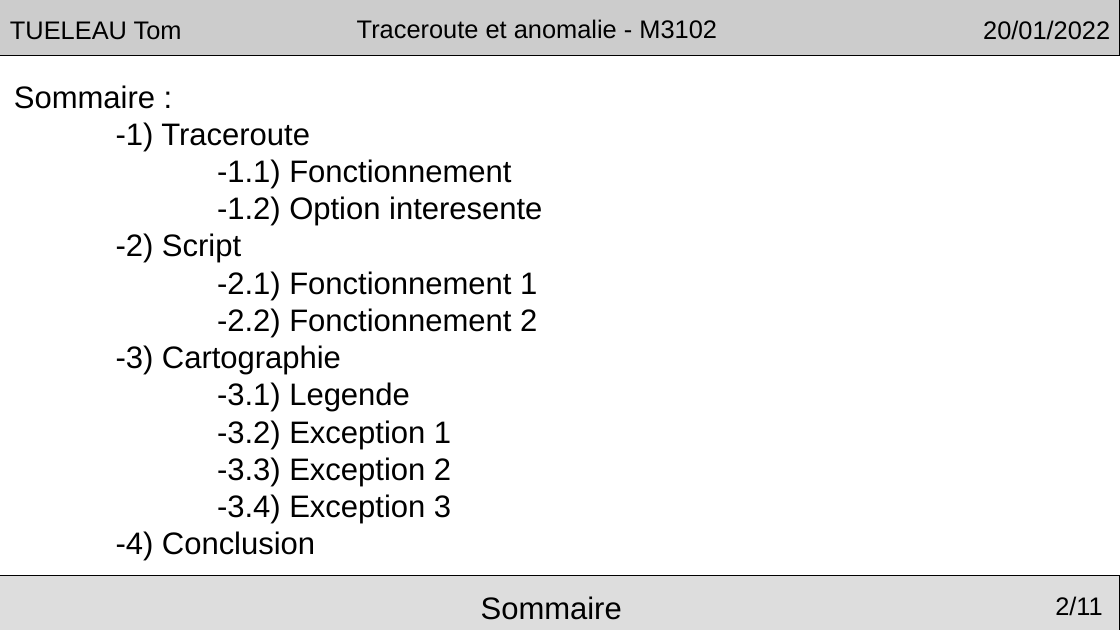
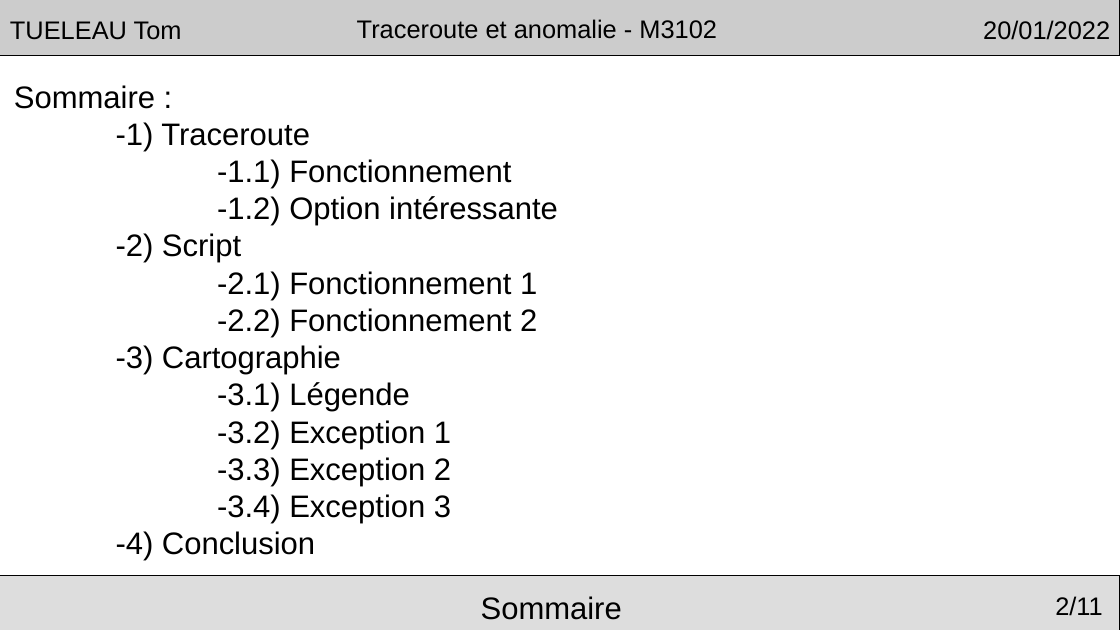
Before and after one commit to Arakio34/tomtraceroute, a slide deck: slide 2 of rfc/presentationM3102.odp. Drawn at 1120x630 pixels with LibreOffice and Linux fonts; fonts in the diff are those of the drawing; background and template pictures are left out. Boxes give left, top, right and bottom in pixels: in the first picture for what was removed or moved away, otherwise in the second. Text is boxed around its words. In the diff, an @@ line names an element or a change of style, - is before the commit and + after.

```diff
--- a/rfc/presentationM3102.odp
+++ b/rfc/presentationM3102.odp
@@ text at <box>217,196,558,226</box>: text changed @@
--1.2) Option interesente
+-1.2) Option intéressante
@@ text at <box>217,382,410,412</box>: text changed @@
--3.1) Legende
+-3.1) Légende
```
Also in this commit, not shown: 5 other slides changed, 1 slide added, 1 slide removed, 2 other files.
